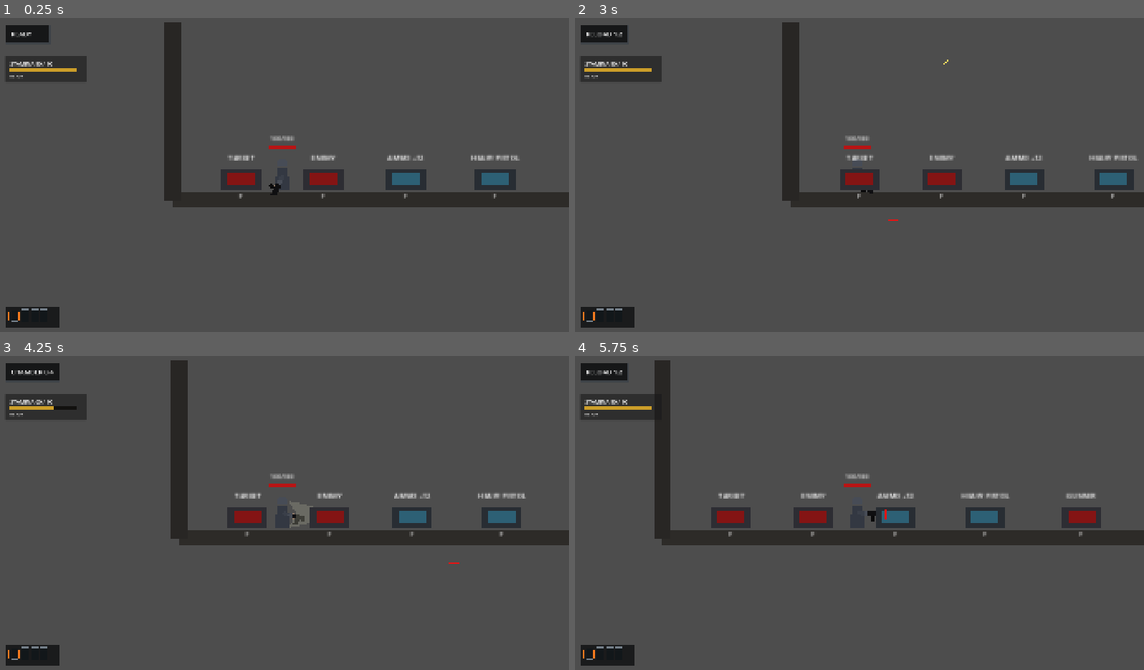
Above: before the commit, frames 1-4 (two rows, left to right).
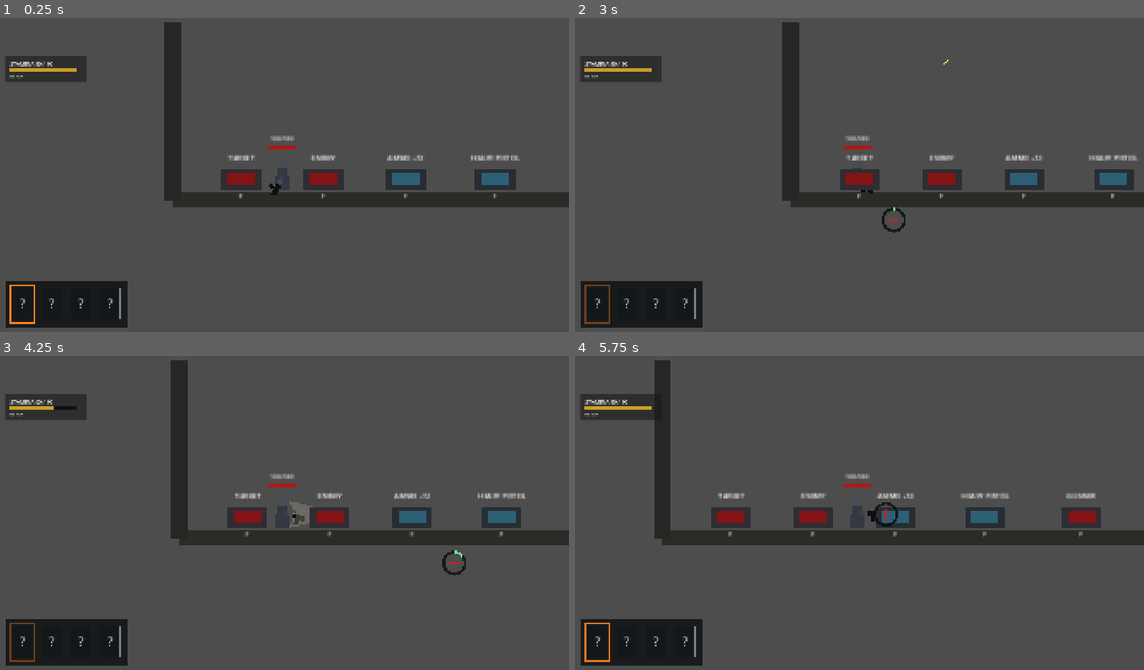
Above: after the commit, the same moments.

Repository: YuiTatsuki1011/projekt-black
Game: Godot game, scene res://scenes/levels/test_level.tscn
Same seed, same stepped clock (60 frames per second), same inputs: the game is played once before the commit and once after it.
Inputs (mouse positions are in pixels of both pictures, inside the frame that each line leads up to):
- Up to frame 1 (0.25 s): no input
- Up to frame 2 (3 s): tap Enter at 0.5 s; move the mouse to (984, 159) at 0.52 s; hold D (move_right) 0.53-1.25 s; hold S (crouch) 0.53-1.25 s; click (984, 159) at 0.67 s; tap Space (jump) at 0.77, 2 s; drag from (740, 193) to (865, 178) at 1.27 s; move the mouse to (916, 105) at 2.02 s; press the mouse at (916, 105) at 2.03 s; hold A (move_left) 2.03-2.75 s; release the mouse at (916, 105) at 2.75 s; drag from (831, 240) to (1024, 178) at 2.77 s
- Up to frame 3 (4.25 s): move the mouse to (455, 563) at 3.52 s; hold D (move_right) from 3.53 s (still down); hold Right mouse button (sub_weapon_aim) from 3.53 s (still down); click (455, 563) at 3.67 s; tap Space (jump) at 3.77 s; tap Ctrl (field_load) at 4.15 s
- Up to frame 4 (5.75 s): release D (move_right) at 4.25 s; release Right mouse button (sub_weapon_aim) at 4.25 s; drag from (683, 465) to (819, 516) at 4.27 s; move the mouse to (887, 513) at 5.02 s; hold D (move_right) from 5.03 s (still down); tap Shift (dodge) at 5.1 s; click (887, 513) at 5.17 s; tap R (reload) at 5.65 s

The runs differ from the first frame. In frame 1, 3.1% of the frame differs, in the area x 1-23%, y 2-99%; in frame 2, 3.2%; in frame 3, 3.2%, in the area x 1-82%, y 2-99%; in frame 4, 3.2%.

Commit message:
Revise magazine HUD layout

Diff:
--- a/scenes/ui/ammo_hud.tscn
+++ b/scenes/ui/ammo_hud.tscn
@@ -15,6 +15,7 @@
 mouse_filter = 2
 
 [node name="Panel" type="PanelContainer" parent="Root"]
+visible = false
 layout_mode = 0
 offset_left = 32.0
 offset_top = 32.0
@@ -33,14 +34,16 @@
 layout_mode = 2
 
 [node name="AmmoValue" type="Label" parent="Root/Panel/Margin/Rows"]
+visible = false
 layout_mode = 2
 theme_override_font_sizes/font_size = 30
-text = "AMMO -- / --"
+text = ""
 
 [node name="StatusValue" type="Label" parent="Root/Panel/Margin/Rows"]
+visible = false
 layout_mode = 2
 theme_override_font_sizes/font_size = 22
-text = "READY"
+text = ""
 
 [node name="MagazineRow" type="HBoxContainer" parent="Root/Panel/Margin/Rows"]
 layout_mode = 2
--- a/scripts/ui/ammo_hud.gd
+++ b/scripts/ui/ammo_hud.gd
@@ -2,6 +2,14 @@
 class_name AmmoHud
 
 const MAGAZINE_LOAD_INDICATOR_SCRIPT := preload("res://scripts/ui/magazine_load_indicator.gd")
+
+const MAGAZINE_SLOT_SIZE := Vector2(88.0, 132.0)
+const MAGAZINE_ICON_SIZE := Vector2(66.0, 104.0)
+const MAGAZINE_PANEL_PADDING := Vector2(14.0, 12.0)
+const MAGAZINE_DETAIL_HEIGHT := 78.0
+const MAGAZINE_ROW_SEPARATION := 10.0
+const ACTIVE_BORDER_WIDTH := 5
+const CURSOR_INDICATOR_SIZE := Vector2(96.0, 96.0)
 
 @export var player_path: NodePath = NodePath("../Player")
 @export var loaded_detail_visible_time: float = 5.0
@@ -15,30 +23,29 @@
 @onready var root: Control = $Root
 
 var _player: PlayerController
-var _reload_remaining: float = 0.0
-var _status_timer_label: String = "RELOAD"
 var _field_loading_active: bool = false
-var _check_remaining: float = 0.0
-var _check_duration: float = 0.0
-var _check_indicator: Control
-var _magazine_panel: PanelContainer
+var _magazine_panel: Panel
 var _loaded_detail_label: Label
+var _cursor_operation_indicator: Control
 var _last_magazines: Array = []
+var _active_magazine_frames: Array[Control] = []
 var _loaded_detail_hold_remaining: float = 0.0
 var _loaded_detail_fade_remaining: float = 0.0
+var _cursor_operation_remaining: float = 0.0
+var _cursor_operation_duration: float = 0.0
+var _active_border_blink_time: float = 0.0
 
 
 func _ready() -> void:
-	_setup_status_panel()
+	_hide_status_panel()
 	_setup_magazine_panel()
+	_create_cursor_operation_indicator()
 
 	var player := get_node_or_null(player_path) as PlayerController
 	if player == null:
-		status_value.text = "NO PLAYER"
 		return
 
 	_player = player
-	_create_check_indicator()
 	player.ammo_changed.connect(_on_ammo_changed)
 	player.reload_started.connect(_on_reload_started)
 	player.chambering_started.connect(_on_chambering_started)
@@ -55,40 +62,22 @@
 			float(player.call("get_field_magazine_loading_progress")),
 			bool(player.call("is_field_magazine_loading"))
 		)
-	_on_ammo_changed(player.current_ammo, player.reserve_ammo)
 
 
 func _process(delta: float) -> void:
-	if _reload_remaining > 0.0:
-		_reload_remaining -= delta
-		if _reload_remaining > 0.0:
-			status_value.text = "%s %.1f" % [_status_timer_label, _reload_remaining]
-		elif _field_loading_active:
-			status_value.text = "LOAD"
-
-	if _check_remaining > 0.0:
-		_check_remaining -= delta
-		var progress := 1.0 - clampf(_check_remaining / maxf(_check_duration, 0.01), 0.0, 1.0)
-		status_value.text = "CHECK %.1f" % maxf(_check_remaining, 0.0)
-		if _check_indicator != null:
-			_check_indicator.visible = true
-			_check_indicator.set("progress", progress)
-
+	_update_cursor_operation(delta)
 	_update_loaded_detail(delta)
+	_update_active_frame_blink(delta)
 	_layout_magazine_panel()
-	_layout_check_indicator()
-
-
-func _setup_status_panel() -> void:
+	_layout_cursor_operation_indicator()
+
+
+func _hide_status_panel() -> void:
+	panel.visible = false
 	ammo_value.visible = false
 	ammo_value.text = ""
-	panel.custom_minimum_size = Vector2(150.0, 54.0)
-	panel.size = panel.custom_minimum_size
-	panel.add_theme_stylebox_override("panel", _make_flat_style(
-		Color(0.04, 0.045, 0.05, 0.82),
-		Color(0.24, 0.26, 0.28, 0.95),
-		1
-	))
+	status_value.visible = false
+	status_value.text = ""
 
 
 func _setup_magazine_panel() -> void:
@@ -96,55 +85,41 @@
 	if old_parent != null:
 		old_parent.remove_child(magazine_row)
 
-	_magazine_panel = PanelContainer.new()
+	_magazine_panel = Panel.new()
 	_magazine_panel.name = "MagazinePanel"
 	_magazine_panel.mouse_filter = Control.MOUSE_FILTER_IGNORE
-	_magazine_panel.custom_minimum_size = Vector2(180.0, 68.0)
 	_magazine_panel.add_theme_stylebox_override("panel", _make_flat_style(
-		Color(0.035, 0.04, 0.045, 0.74),
-		Color(0.22, 0.24, 0.26, 0.9),
+		Color(0.035, 0.04, 0.045, 0.76),
+		Color(0.22, 0.24, 0.26, 0.92),
 		1
 	))
 	root.add_child(_magazine_panel)
 
-	var margin := MarginContainer.new()
-	margin.mouse_filter = Control.MOUSE_FILTER_IGNORE
-	margin.add_theme_constant_override("margin_left", 10)
-	margin.add_theme_constant_override("margin_top", 8)
-	margin.add_theme_constant_override("margin_right", 10)
-	margin.add_theme_constant_override("margin_bottom", 8)
-	_magazine_panel.add_child(margin)
-
-	var rows := VBoxContainer.new()
-	rows.mouse_filter = Control.MOUSE_FILTER_IGNORE
-	rows.add_theme_constant_override("separation", 4)
-	margin.add_child(rows)
-
-	magazine_row.mouse_filter = Control.MOUSE_FILTER_IGNORE
-	magazine_row.add_theme_constant_override("separation", 8)
-	rows.add_child(magazine_row)
-
 	_loaded_detail_label = Label.new()
+	_loaded_detail_label.name = "LoadedDetailLabel"
 	_loaded_detail_label.mouse_filter = Control.MOUSE_FILTER_IGNORE
 	_loaded_detail_label.visible = false
 	_loaded_detail_label.modulate = Color(0.88, 0.9, 0.86, 0.0)
-	_loaded_detail_label.add_theme_font_size_override("font_size", 13)
-	rows.add_child(_loaded_detail_label)
-
-
-func _on_ammo_changed(current_ammo: int, reserve_ammo: int) -> void:
-	ammo_value.visible = false
-	_reload_remaining = 0.0
-
-	if current_ammo <= 0 and reserve_ammo > 0:
-		status_value.text = "EMPTY"
-	elif current_ammo <= 0 and reserve_ammo <= 0:
-		status_value.text = "NO AMMO"
-	elif _field_loading_active:
-		status_value.text = "LOAD"
-	else:
-		status_value.text = "READY"
-
+	_loaded_detail_label.add_theme_font_size_override("font_size", 29)
+	_loaded_detail_label.add_theme_color_override("font_color", Color(0.88, 0.9, 0.86, 1.0))
+	_magazine_panel.add_child(_loaded_detail_label)
+
+	magazine_row.mouse_filter = Control.MOUSE_FILTER_IGNORE
+	magazine_row.add_theme_constant_override("separation", int(MAGAZINE_ROW_SEPARATION))
+	_magazine_panel.add_child(magazine_row)
+
+
+func _create_cursor_operation_indicator() -> void:
+	_cursor_operation_indicator = MAGAZINE_LOAD_INDICATOR_SCRIPT.new() as Control
+	_cursor_operation_indicator.name = "CursorOperationIndicator"
+	_cursor_operation_indicator.visible = false
+	_cursor_operation_indicator.mouse_filter = Control.MOUSE_FILTER_IGNORE
+	_cursor_operation_indicator.size = CURSOR_INDICATOR_SIZE
+	_cursor_operation_indicator.set("progress", 0.0)
+	root.add_child(_cursor_operation_indicator)
+
+
+func _on_ammo_changed(_current_ammo: int, _reserve_ammo: int) -> void:
 	if _player != null and _player.has_method("get_loaded_ammo_detail"):
 		var detail: Dictionary = _player.call("get_loaded_ammo_detail")
 		if not bool(detail.get("is_checked", false)):
@@ -152,30 +127,19 @@
 
 
 func _on_reload_started(duration: float) -> void:
-	_status_timer_label = "RELOAD"
-	_reload_remaining = duration
-	status_value.text = "RELOAD %.1f" % _reload_remaining
+	_start_cursor_operation(duration)
 
 
 func _on_chambering_started(duration: float) -> void:
-	_status_timer_label = "CHAMBER"
-	_reload_remaining = duration
-	status_value.text = "CHAMBER %.1f" % _reload_remaining
+	_start_cursor_operation(duration)
 
 
 func _on_loaded_magazine_check_started(duration: float) -> void:
-	_check_duration = maxf(duration, 0.01)
-	_check_remaining = _check_duration
-	status_value.text = "CHECK %.1f" % _check_remaining
-	if _check_indicator != null:
-		_check_indicator.visible = true
-		_check_indicator.set("progress", 0.0)
+	_start_cursor_operation(duration)
 
 
 func _on_loaded_magazine_check_finished(succeeded: bool) -> void:
-	_check_remaining = 0.0
-	if _check_indicator != null:
-		_check_indicator.visible = false
+	_stop_cursor_operation()
 	if succeeded:
 		_show_loaded_detail()
 	else:
@@ -192,44 +156,58 @@
 	_last_magazines = magazines.duplicate(true)
 	_refresh_magazine_row(loading_entry_id, loading_progress)
 
-	if _field_loading_active and _reload_remaining <= 0.0:
-		status_value.text = "LOAD"
-
 
 func _refresh_magazine_row(loading_entry_id: int = -1, loading_progress: float = 0.0) -> void:
 	_clear_magazine_row()
+	_active_magazine_frames.clear()
 	for magazine in _last_magazines:
-		var icon := _create_magazine_icon(magazine, loading_entry_id, loading_progress)
+		var icon := _create_magazine_slot(magazine, loading_entry_id, loading_progress)
 		magazine_row.add_child(icon)
 	_layout_magazine_panel()
 
 
-func _create_magazine_icon(magazine: Dictionary, loading_entry_id: int, loading_progress: float) -> Control:
+func _create_magazine_slot(magazine: Dictionary, loading_entry_id: int, loading_progress: float) -> Control:
 	var capacity := maxi(int(magazine.get("capacity", 0)), 1)
 	var ammo_count := clampi(int(magazine.get("ammo_count", 0)), 0, capacity)
 	var entry_id := int(magazine.get("entry_id", -1))
+	var is_checked := bool(magazine.get("is_checked", false))
 	var is_active := bool(magazine.get("is_active_magazine", false))
-	var should_reveal_loaded := is_active and _is_loaded_detail_visible()
+
+	var slot := Control.new()
+	slot.mouse_filter = Control.MOUSE_FILTER_IGNORE
+	slot.custom_minimum_size = MAGAZINE_SLOT_SIZE
+	slot.size = MAGAZINE_SLOT_SIZE
 
 	var icon := Panel.new()
-	icon.custom_minimum_size = Vector2(24.0, 38.0)
-	icon.size = icon.custom_minimum_size
 	icon.mouse_filter = Control.MOUSE_FILTER_IGNORE
+	icon.position = (MAGAZINE_SLOT_SIZE - MAGAZINE_ICON_SIZE) * 0.5
+	icon.size = MAGAZINE_ICON_SIZE
 	icon.add_theme_stylebox_override("panel", _make_flat_style(
 		Color(0.07, 0.09, 0.1, 0.92),
 		Color(0.46, 0.5, 0.54, 1.0),
-		1
+		2
 	))
-
-	if should_reveal_loaded:
+	slot.add_child(icon)
+
+	if is_checked:
 		var fill := ColorRect.new()
 		fill.mouse_filter = Control.MOUSE_FILTER_IGNORE
-		fill.color = Color(0.28, 0.68, 0.78, 0.82)
+		fill.color = Color(0.28, 0.68, 0.78, 0.84)
 		fill.anchor_left = 0.18
 		fill.anchor_right = 0.82
 		fill.anchor_bottom = 0.88
 		fill.anchor_top = 0.88 - 0.72 * (float(ammo_count) / float(capacity))
 		icon.add_child(fill)
+	else:
+		var unknown := Label.new()
+		unknown.mouse_filter = Control.MOUSE_FILTER_IGNORE
+		unknown.set_anchors_preset(Control.PRESET_FULL_RECT)
+		unknown.horizontal_alignment = HORIZONTAL_ALIGNMENT_CENTER
+		unknown.vertical_alignment = VERTICAL_ALIGNMENT_CENTER
+		unknown.text = "?"
+		unknown.modulate = Color(0.78, 0.8, 0.76, 0.78)
+		unknown.add_theme_font_size_override("font_size", 42)
+		icon.add_child(unknown)
 
 	if entry_id == loading_entry_id:
 		var indicator := MAGAZINE_LOAD_INDICATOR_SCRIPT.new() as Control
@@ -238,34 +216,19 @@
 		icon.add_child(indicator)
 
 	if is_active:
-		return _wrap_active_magazine_icon(icon)
-	return icon
-
-
-func _wrap_active_magazine_icon(icon: Control) -> Control:
-	var wrapper := Control.new()
-	wrapper.mouse_filter = Control.MOUSE_FILTER_IGNORE
-	wrapper.custom_minimum_size = Vector2(36.0, 44.0)
-	wrapper.size = wrapper.custom_minimum_size
-	icon.position = Vector2(6.0, 3.0)
-	wrapper.add_child(icon)
-
-	_add_bracket_rect(wrapper, Vector2(0.0, 6.0), Vector2(2.0, 32.0))
-	_add_bracket_rect(wrapper, Vector2(0.0, 6.0), Vector2(7.0, 2.0))
-	_add_bracket_rect(wrapper, Vector2(0.0, 36.0), Vector2(7.0, 2.0))
-	_add_bracket_rect(wrapper, Vector2(34.0, 6.0), Vector2(2.0, 32.0))
-	_add_bracket_rect(wrapper, Vector2(29.0, 6.0), Vector2(7.0, 2.0))
-	_add_bracket_rect(wrapper, Vector2(29.0, 36.0), Vector2(7.0, 2.0))
-	return wrapper
-
-
-func _add_bracket_rect(parent: Control, position: Vector2, size: Vector2) -> void:
-	var rect := ColorRect.new()
-	rect.mouse_filter = Control.MOUSE_FILTER_IGNORE
-	rect.position = position
-	rect.size = size
-	rect.color = Color(1.0, 0.5, 0.12, 0.95)
-	parent.add_child(rect)
+		var active_frame := Panel.new()
+		active_frame.mouse_filter = Control.MOUSE_FILTER_IGNORE
+		active_frame.position = Vector2.ZERO
+		active_frame.size = MAGAZINE_SLOT_SIZE
+		active_frame.add_theme_stylebox_override("panel", _make_flat_style(
+			Color(0, 0, 0, 0),
+			Color(1.0, 0.5, 0.12, 1.0),
+			ACTIVE_BORDER_WIDTH
+		))
+		slot.add_child(active_frame)
+		_active_magazine_frames.append(active_frame)
+
+	return slot
 
 
 func _show_loaded_detail() -> void:
@@ -331,39 +294,89 @@
 	return _loaded_detail_hold_remaining > 0.0 or _loaded_detail_fade_remaining > 0.0
 
 
+func _start_cursor_operation(duration: float) -> void:
+	_cursor_operation_duration = maxf(duration, 0.01)
+	_cursor_operation_remaining = _cursor_operation_duration
+	if _cursor_operation_indicator != null:
+		_cursor_operation_indicator.visible = true
+		_cursor_operation_indicator.set("progress", 0.0)
+		_layout_cursor_operation_indicator()
+
+
+func _stop_cursor_operation() -> void:
+	_cursor_operation_remaining = 0.0
+	_cursor_operation_duration = 0.0
+	if _cursor_operation_indicator != null:
+		_cursor_operation_indicator.visible = false
+		_cursor_operation_indicator.set("progress", 0.0)
+
+
+func _update_cursor_operation(delta: float) -> void:
+	if _cursor_operation_remaining <= 0.0:
+		return
+
+	_cursor_operation_remaining = maxf(_cursor_operation_remaining - delta, 0.0)
+	var progress := 1.0 - clampf(_cursor_operation_remaining / maxf(_cursor_operation_duration, 0.01), 0.0, 1.0)
+	if _cursor_operation_indicator != null:
+		_cursor_operation_indicator.visible = true
+		_cursor_operation_indicator.set("progress", progress)
+	if _cursor_operation_remaining <= 0.0 and _cursor_operation_indicator != null:
+		_cursor_operation_indicator.visible = false
+
+
+func _update_active_frame_blink(delta: float) -> void:
+	_active_border_blink_time += delta
+	var alpha: float = 0.35 + 0.65 * ((sin(_active_border_blink_time * 5.6) + 1.0) * 0.5)
+	for frame in _active_magazine_frames:
+		if is_instance_valid(frame):
+			frame.modulate.a = alpha
+
+
 func _clear_magazine_row() -> void:
 	for child in magazine_row.get_children():
 		magazine_row.remove_child(child)
 		child.queue_free()
 
 
-func _create_check_indicator() -> void:
-	_check_indicator = MAGAZINE_LOAD_INDICATOR_SCRIPT.new() as Control
-	_check_indicator.name = "LoadedMagazineCheckIndicator"
-	_check_indicator.visible = false
-	_check_indicator.mouse_filter = Control.MOUSE_FILTER_IGNORE
-	_check_indicator.size = Vector2(42.0, 42.0)
-	_check_indicator.set("progress", 0.0)
-	root.add_child(_check_indicator)
-
-
 func _layout_magazine_panel() -> void:
 	if _magazine_panel == null:
 		return
 
-	_magazine_panel.size = _magazine_panel.get_combined_minimum_size()
+	var detail_height := MAGAZINE_DETAIL_HEIGHT if _is_loaded_detail_visible() else 0.0
+	var row_width := _get_magazine_row_width()
+	var panel_width := maxf(260.0, row_width + MAGAZINE_PANEL_PADDING.x * 2.0)
+	var panel_height := MAGAZINE_PANEL_PADDING.y * 2.0 + MAGAZINE_SLOT_SIZE.y + detail_height
+	_magazine_panel.size = Vector2(panel_width, panel_height)
+
+	_loaded_detail_label.visible = _is_loaded_detail_visible()
+	_loaded_detail_label.position = MAGAZINE_PANEL_PADDING
+	_loaded_detail_label.size = Vector2(panel_width - MAGAZINE_PANEL_PADDING.x * 2.0, MAGAZINE_DETAIL_HEIGHT)
+
+	magazine_row.position = Vector2(
+		MAGAZINE_PANEL_PADDING.x,
+		panel_height - MAGAZINE_PANEL_PADDING.y - MAGAZINE_SLOT_SIZE.y
+	)
+
 	var viewport_size := get_viewport().get_visible_rect().size
 	_magazine_panel.position = Vector2(
 		magazine_panel_margin.x,
-		maxf(magazine_panel_margin.y, viewport_size.y - _magazine_panel.size.y - magazine_panel_margin.y)
+		maxf(magazine_panel_margin.y, viewport_size.y - panel_height - magazine_panel_margin.y)
 	)
 
 
-func _layout_check_indicator() -> void:
-	if _check_indicator == null or _magazine_panel == null:
-		return
-
-	_check_indicator.position = _magazine_panel.position + Vector2(_magazine_panel.size.x + 8.0, 6.0)
+func _get_magazine_row_width() -> float:
+	var count := magazine_row.get_child_count()
+	if count <= 0:
+		return 0.0
+	return float(count) * MAGAZINE_SLOT_SIZE.x + float(count - 1) * MAGAZINE_ROW_SEPARATION
+
+
+func _layout_cursor_operation_indicator() -> void:
+	if _cursor_operation_indicator == null:
+		return
+
+	_cursor_operation_indicator.size = CURSOR_INDICATOR_SIZE
+	_cursor_operation_indicator.position = get_viewport().get_mouse_position() - CURSOR_INDICATOR_SIZE * 0.5
 
 
 func _make_flat_style(background_color: Color, border_color: Color, border_width: int) -> StyleBoxFlat:
Not shown, changed: docs/ARCHITECTURE.md
Not shown, changed: docs/DECISIONS.md
Not shown, changed: docs/HANDOFF.md
Not shown, changed: docs/INPUT_SPEC.md
